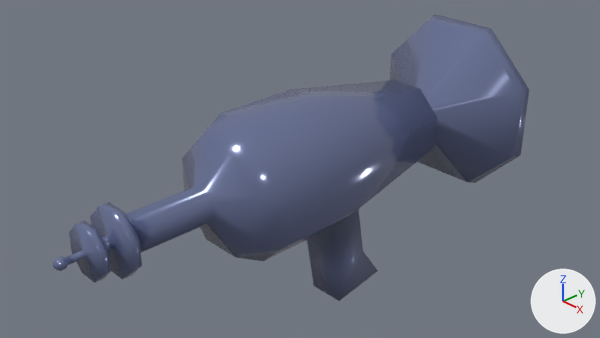
What one commit did to the Blender file Raw Assets/raygun.blend.
Rendered twice from the file's camera 'Camera'. The axes (+X, +Y, +Z) are drawn at lower right. The lights are the same throughout.
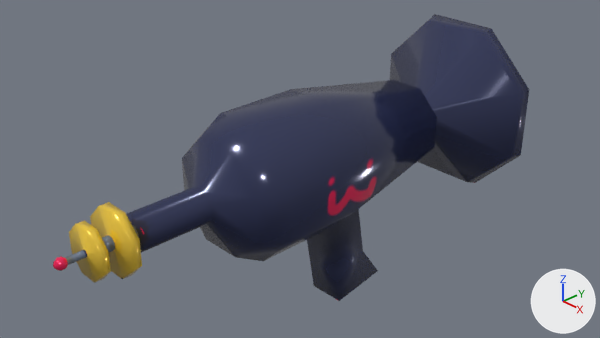
Location of each change, [x1, y1, x2, y2] in pixels of the pictures (600 x 338 px):
```json
{"object": "Cube", "change": "surface changed", "before": [53, 14, 529, 301], "after": [53, 14, 529, 301]}
```

The change, as JSON lines over the scene's bpy script:
```json
{"op": "add", "block": "img_untitled", "code": ["img_untitled = load_image('Untitled', '_unpacked/Untitled', 1024, 1024, 'sRGB')"]}
{"op": "remove", "block": "mat_material", "code": "mat_material.base_color = (0.152, 0.186, 0.35)  # blue #6d77a0"}
{"op": "add", "block": "mat_material", "code": "mat_material.texture = img_untitled"}
```
